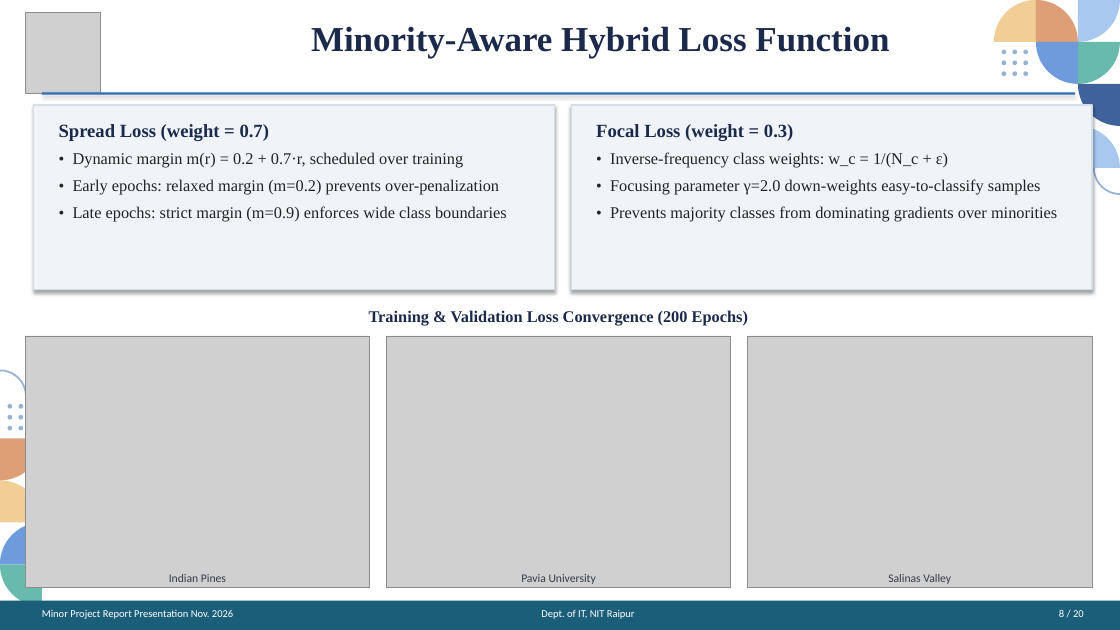
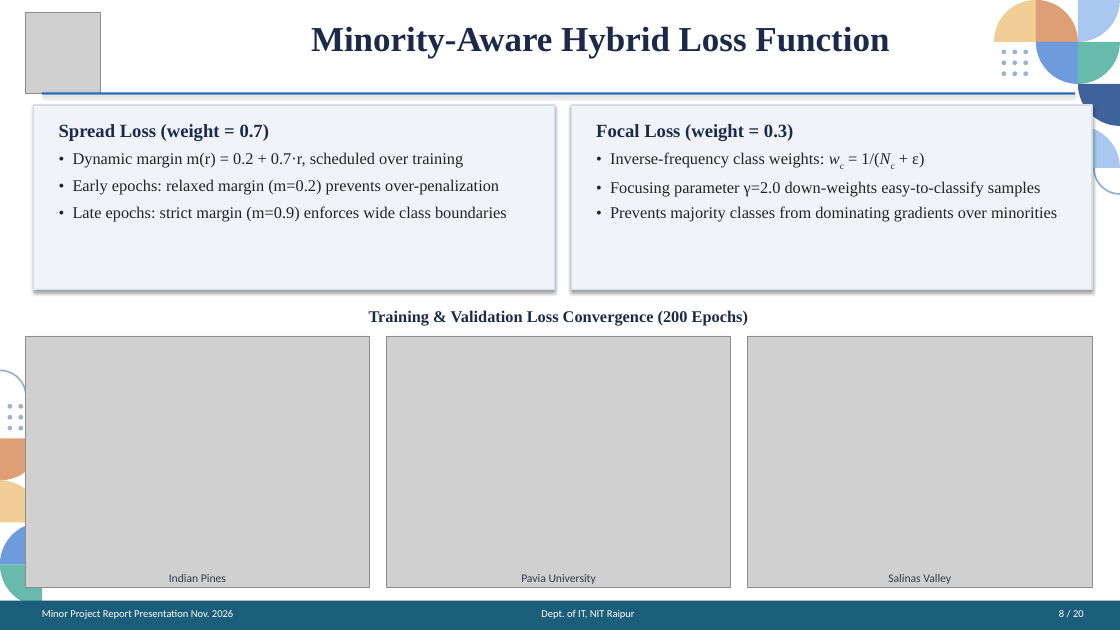
Before and after one commit to codeforlifeee/paper, a slide deck: slide 8 of SGSCF_Net_Final_Presentation.pptx. Drawn at 1120x630 pixels with LibreOffice and Linux fonts; fonts in the diff are those of the drawing; grey boxes stand for pictures. Boxes give left, top, right and bottom in pixels: in the first picture for what was removed or moved away, otherwise in the second. Text is boxed around its words. In the diff, an @@ line names an element or a change of style, - is before the commit and + after.

```diff
--- a/SGSCF_Net_Final_Presentation.pptx
+++ b/SGSCF_Net_Final_Presentation.pptx
@@ text at <box>610,152,924,168</box>: text changed @@
-• Inverse-frequency class weights: w_c = 1/(N_c + ε)
+• Inverse-frequency class weights: wc = 1/(Nc + ε)
@@ text at <box>610,181,1057,222</box>: less space between paragraphs @@
```
Also in this commit, not shown: 4 other slides changed, 1 other file.
